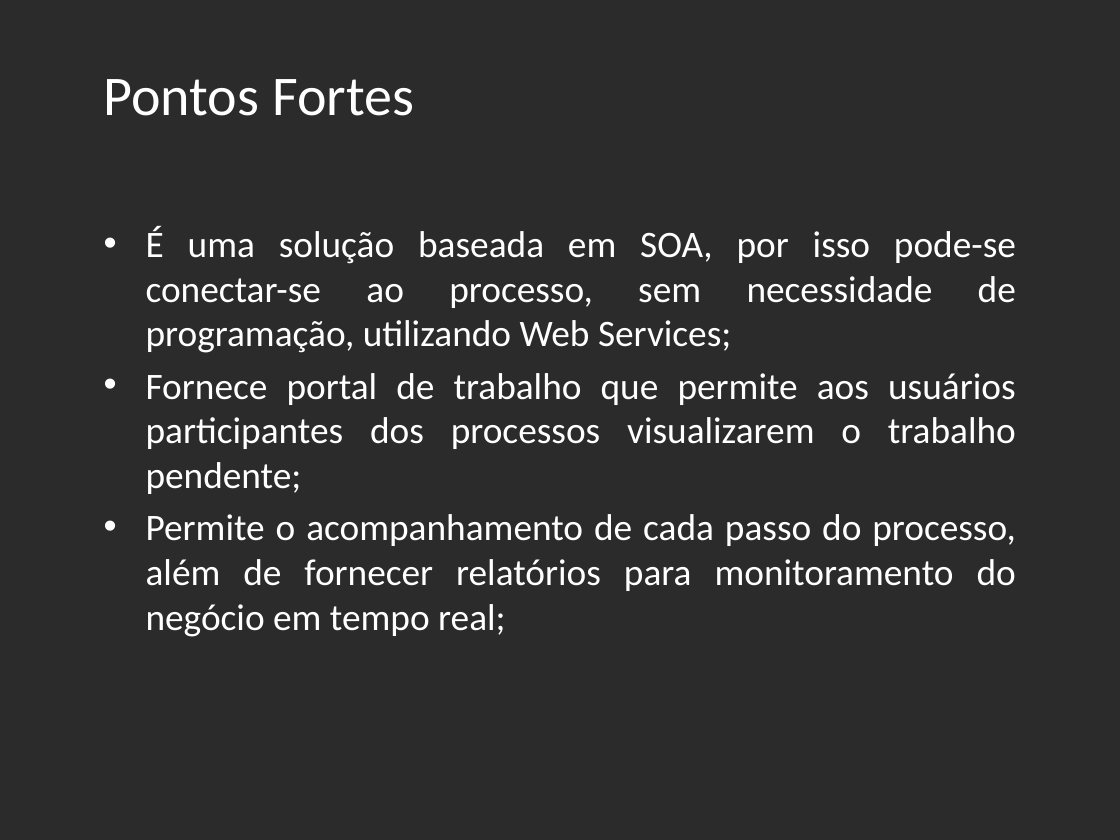
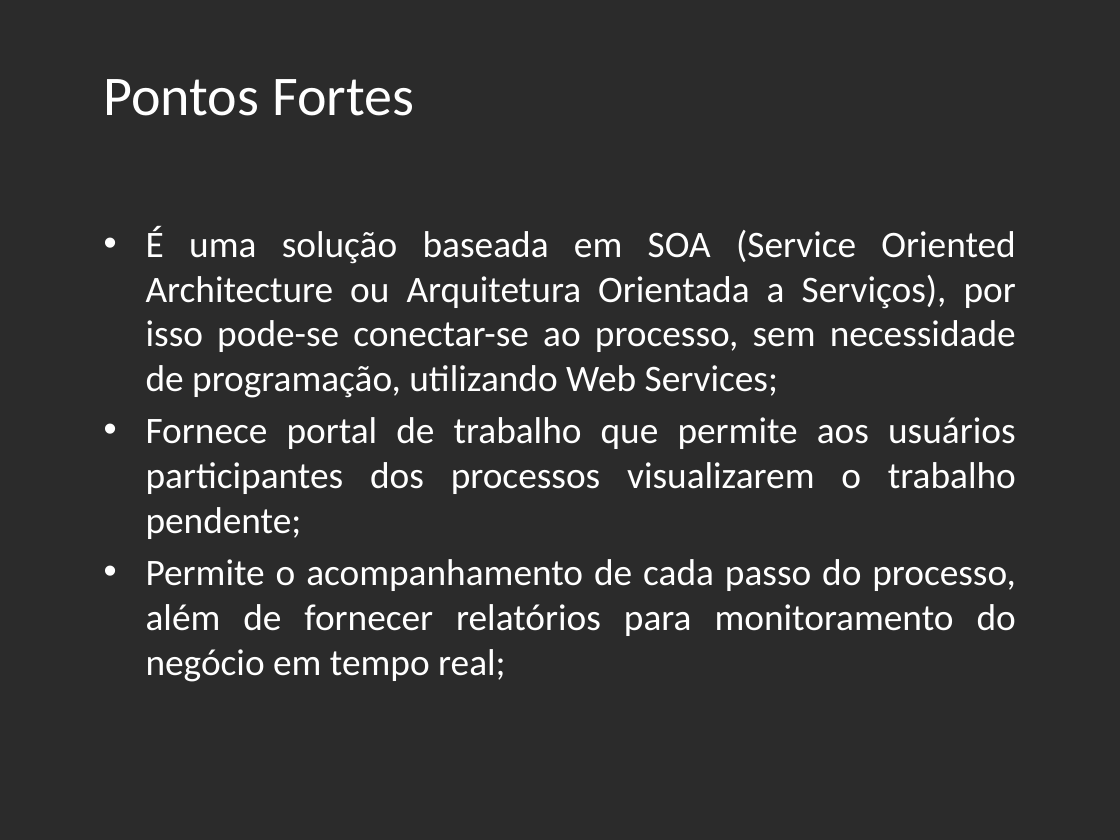
Before and after one commit to AlexDCuniverse/trabalho, a slide deck: slide 5 of ApresentaçãoBizAgi.pptx. Drawn at 1120x840 pixels with LibreOffice and Linux fonts; fonts in the diff are those of the drawing; background and template pictures are left out; a plain dark background stands for a picture behind light text. Boxes give left, top, right and bottom in pixels: in the first picture for what was removed or moved away, otherwise in the second. Text is boxed around its words. In the diff, an @@ line names an element or a change of style, - is before the commit and + after.

```diff
--- a/ApresentaçãoBizAgi.pptx
+++ b/ApresentaçãoBizAgi.pptx
@@ text at (146, 226, 1016, 398): text changed @@
-• É uma solução baseada em SOA, por isso pode-se conectar-se ao processo, sem necessidade de programação, utilizando Web Services;
+• É uma solução baseada em SOA (Service Oriented Architecture ou Arquitetura Orientada a Serviços), por isso pode-se conectar-se ao processo, sem necessidade de programação, utilizando Web Services;
```
Also in this commit, not shown: 2 other slides changed.
